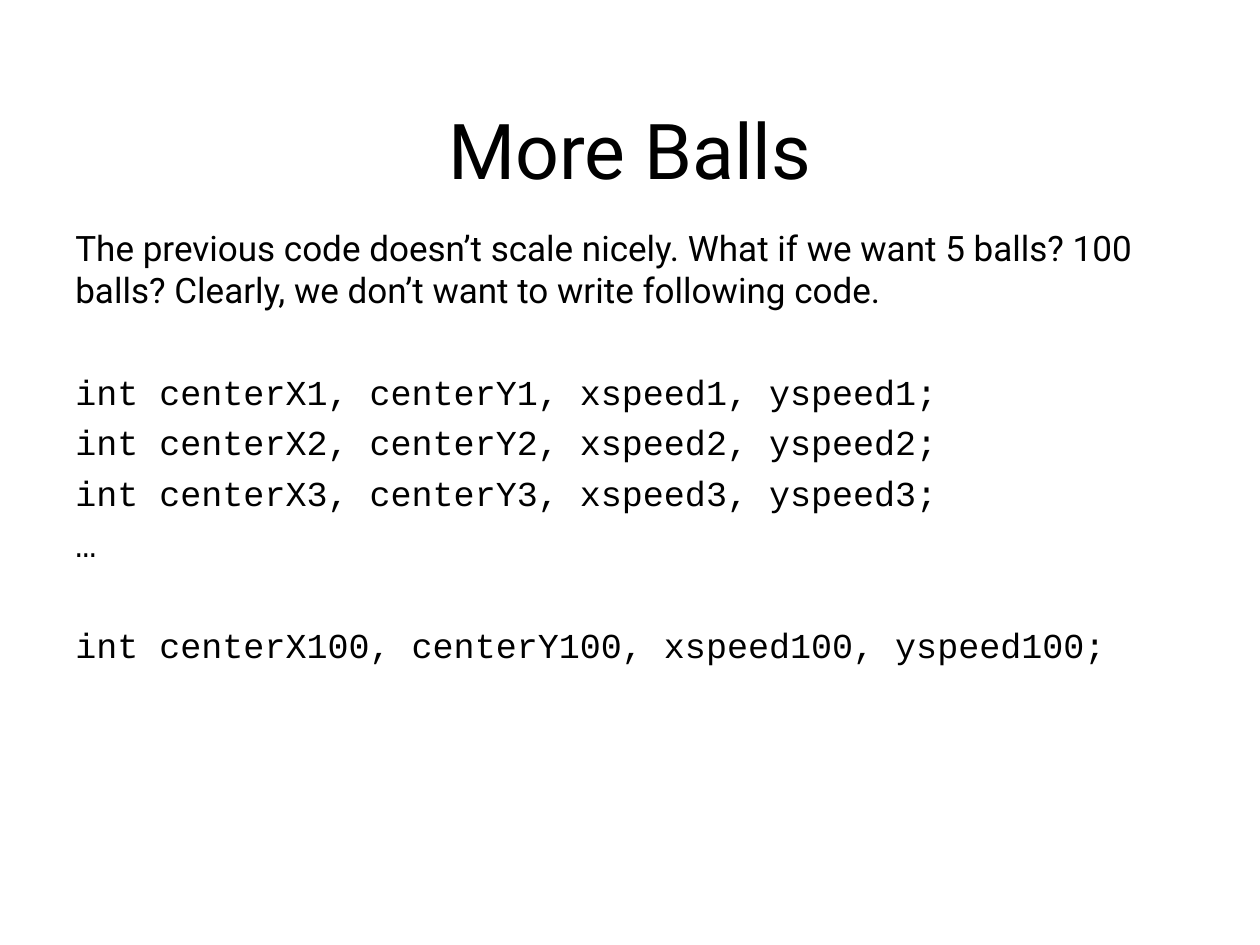
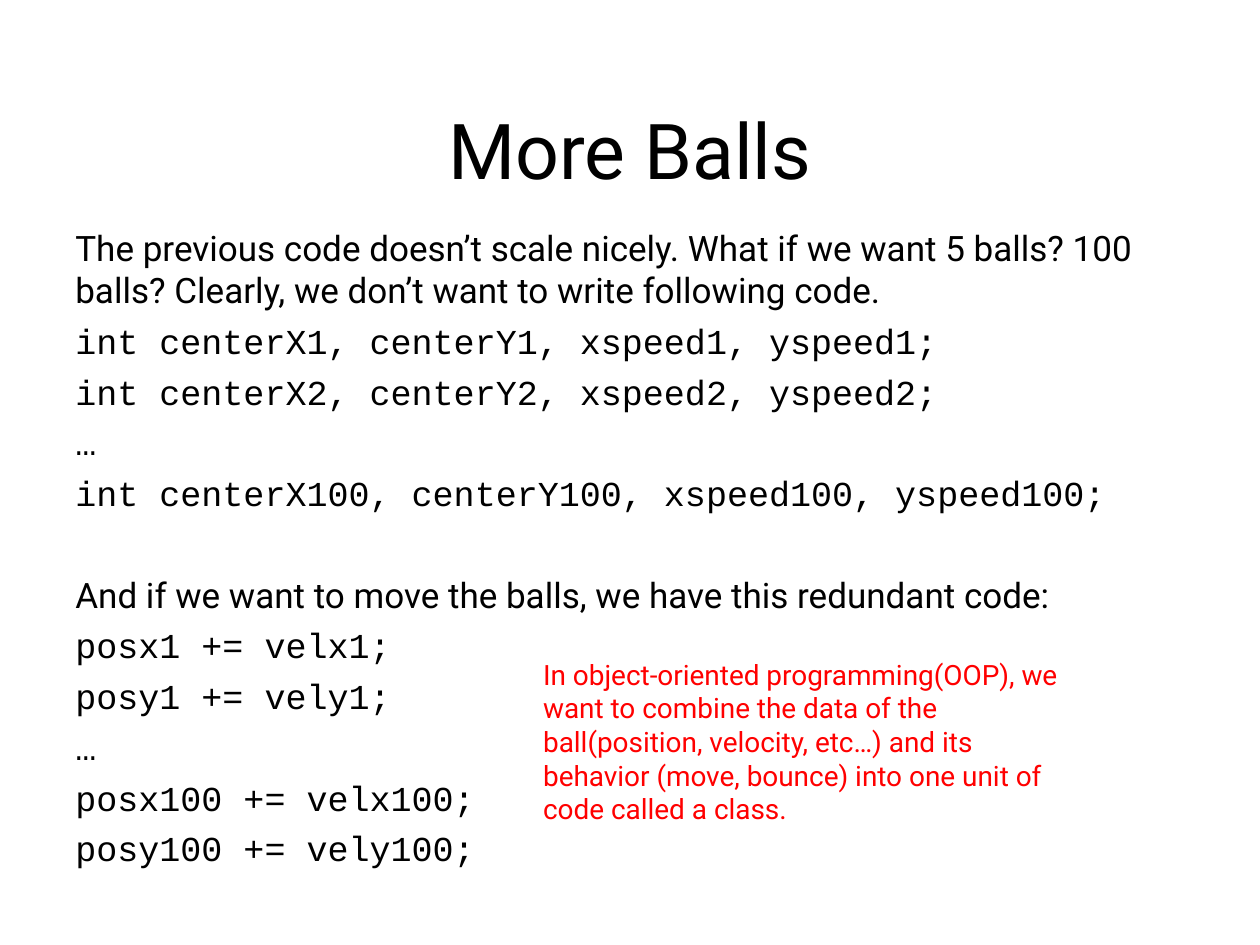
Before and after one commit to LongBaoNguyen/longbaonguyen.github.io, a slide deck: slide 9 of courses/apcsp/lecture11.ppt (slide 15 before the commit). Drawn at 1260x945 pixels with LibreOffice and Linux fonts; fonts in the diff are those of the drawing; background and template pictures are left out. Boxes give left, top, right and bottom in pixels: in the first picture for what was removed or moved away, otherwise in the second. Text is boxed around its words. In the diff, an @@ line names an element or a change of style, - is before the commit and + after.

```diff
--- a/courses/apcsp/lecture11.ppt
+++ b/courses/apcsp/lecture11.ppt
@@ text at (75, 482, 937, 514): paragraph removed @@
-int centerX3, centerY3, xspeed3, yspeed3;
@@ text at (75, 581, 1049, 869): paragraphs added @@
+And if we want to move the balls, we have this redundant code:
+posx1 += velx1;
+posy1 += vely1;
+…
+posx100 += velx100;
+posy100 += vely100;
@@ text added at (543, 662, 1058, 820), 16 pt, text #FF0000 @@
+In object-oriented programming(OOP), we want to combine the data of the ball(position, velocity, etc…) and its behavior (move, bounce) into one unit of code called a class.
```
Also in this commit, not shown: 13 other slides changed, 13 slides removed, 4 other files.
